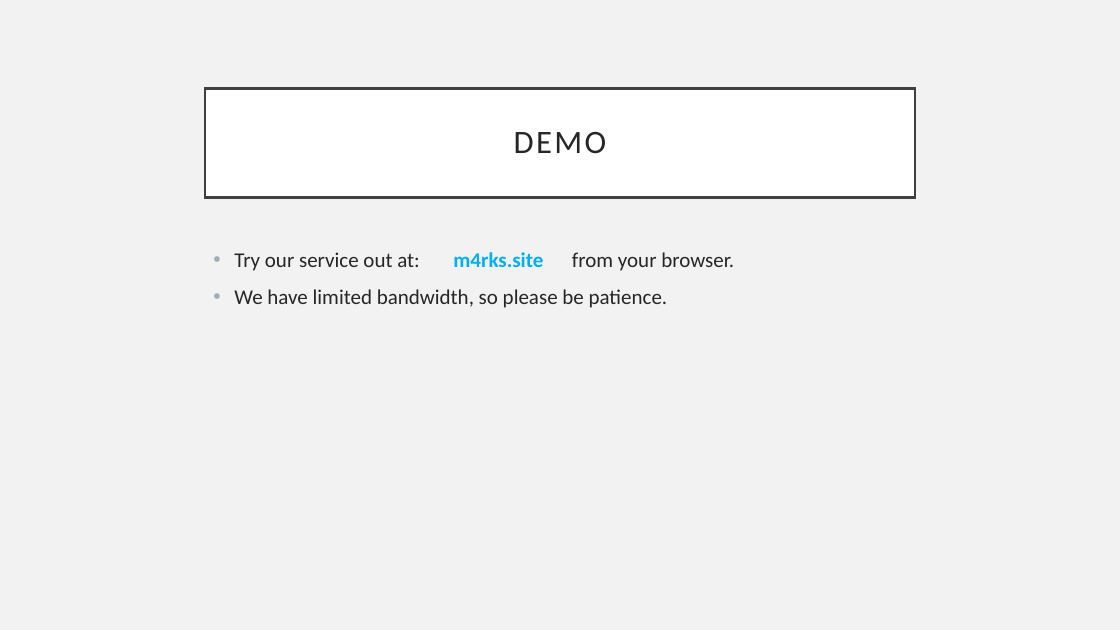
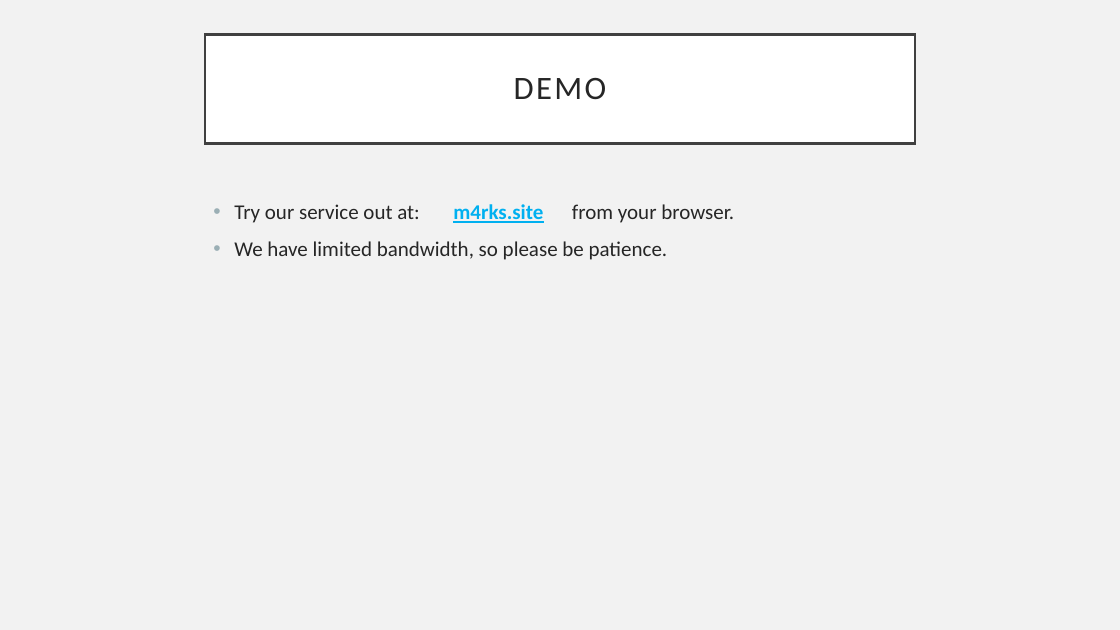
Before and after one commit to SudoKudo/P.O.O.P-Small-Project, a slide deck: slide 10 of SmallProject-Slides.pptx. Drawn at 1120x630 pixels with LibreOffice and Linux fonts; fonts in the diff are those of the drawing. Boxes give left, top, right and bottom in pixels: in the first picture for what was removed or moved away, otherwise in the second. Text is boxed around its words. In the diff, an @@ line names an element or a change of style, - is before the commit and + after.

```diff
--- a/SmallProject-Slides.pptx
+++ b/SmallProject-Slides.pptx
@@ title "DEMO": place and size @@
-title "DEMO" at [205,88,915,197]
+title "DEMO" at [205,34,915,144]
@@ text "Try our service out at: ...": place and size @@
-text "Try our service out at: ..." at [234,252,734,308]
+text "Try our service out at: ..." at [234,204,734,260]
@@ text at [234,204,734,223]: underline on in "m4rks.site" @@
```
Also in this commit, not shown: 5 other slides changed, 4 slides added, 5 slides removed.
